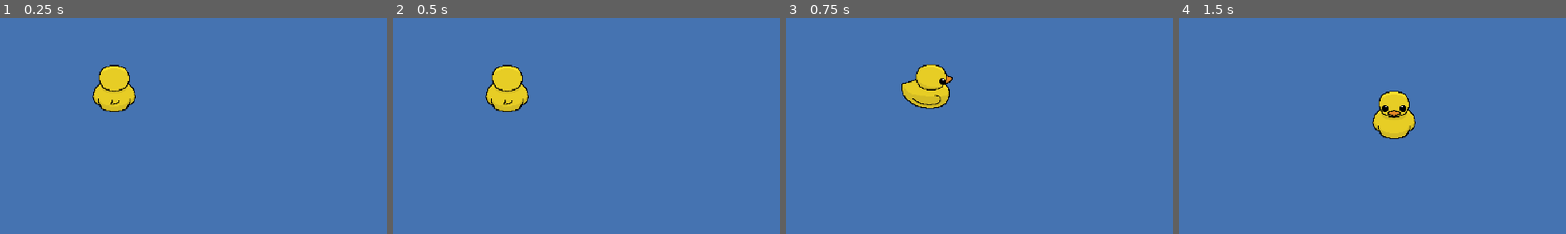
Above: before the commit, frames 1-4 (left to right).
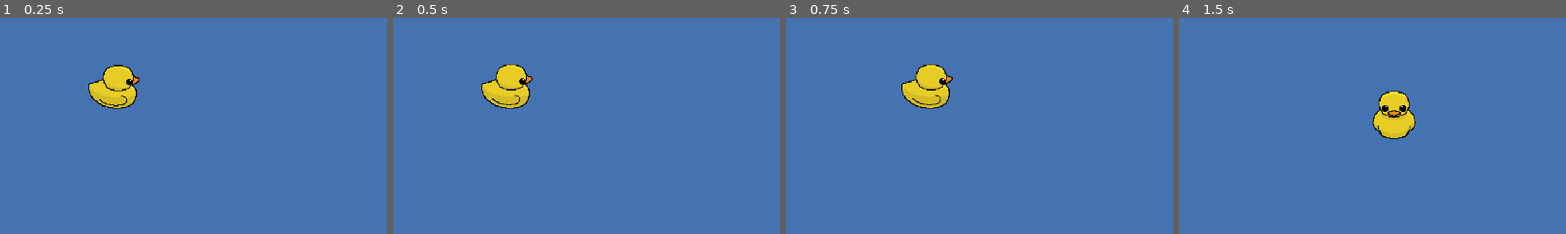
Above: after the commit, the same moments.

Repository: naughty00shortie/GMTK-Game-Jam-2025
Game: Godot game, scene res://hydrationnation/scenes/main_game_world.tscn
Two runs of this game, one before a commit and one after it. Both use one fixed random seed, a clock stepped at 60 frames per second and the inputs below.
Inputs:
- Up to frame 1 (0.25 s): no input
- Up to frame 2 (0.5 s): no input
- Up to frame 3 (0.75 s): hold D (move_right) from 0.53 s (still down)
- Up to frame 4 (1.5 s): release D (move_right) at 1.28 s; hold S (move_down) from 1.28 s (still down)
The pictures show only the part of the screen within x 13-63%, y 35-85%; the shares and areas given below are measured in that part.

The runs differ from the first frame. In frame 1, 1.0% of the frame differs, in the area x 22-37%, y 21-44%; in frame 2, 1.0%; in frame 3, nothing differs; in frame 4, nothing differs.

Commit message:
added missing animations

Diff:
--- a/hydrationnation/scenes/smolDuck.tscn
+++ b/hydrationnation/scenes/smolDuck.tscn
@@ -1,9 +1,11 @@
-[gd_scene load_steps=40 format=3 uid="uid://doojfslomi3h8"]
+[gd_scene load_steps=58 format=3 uid="uid://doojfslomi3h8"]
 
 [ext_resource type="Texture2D" uid="uid://bbdlfwebglwq0" path="res://hydrationnation/assets/sprites/duck/animation/down_idle.png" id="1_uv0oh"]
 [ext_resource type="Script" uid="uid://droe5h4o8sl3a" path="res://hydrationnation/scripts/Player.gd" id="1_vfwxs"]
 [ext_resource type="Texture2D" uid="uid://twbmh2d1scud" path="res://hydrationnation/assets/sprites/duck/animation/side_move.png" id="2_qv3t6"]
+[ext_resource type="Texture2D" uid="uid://cmlkfgccie48o" path="res://hydrationnation/assets/sprites/duck/animation/side_idle.png" id="3_ghr73"]
 [ext_resource type="Texture2D" uid="uid://cby7c4cjxw14m" path="res://hydrationnation/assets/sprites/duck/animation/up_move.png" id="3_vfwxs"]
+[ext_resource type="Texture2D" uid="uid://bsanhdl8n2n50" path="res://hydrationnation/assets/sprites/duck/animation/up_idle.png" id="4_6gxv4"]
 [ext_resource type="Texture2D" uid="uid://ymev5nmpgejr" path="res://hydrationnation/assets/sprites/objects/rod.png" id="5_du8vh"]
 
 [sub_resource type="AtlasTexture" id="AtlasTexture_du8vh"]
@@ -36,6 +38,70 @@
 
 [sub_resource type="AtlasTexture" id="AtlasTexture_kvvmo"]
 atlas = ExtResource("1_uv0oh")
+region = Rect2(448, 0, 64, 64)
+
+[sub_resource type="AtlasTexture" id="AtlasTexture_1hyqh"]
+atlas = ExtResource("3_ghr73")
+region = Rect2(0, 0, 64, 64)
+
+[sub_resource type="AtlasTexture" id="AtlasTexture_tuuf5"]
+atlas = ExtResource("3_ghr73")
+region = Rect2(64, 0, 64, 64)
+
+[sub_resource type="AtlasTexture" id="AtlasTexture_kih86"]
+atlas = ExtResource("3_ghr73")
+region = Rect2(128, 0, 64, 64)
+
+[sub_resource type="AtlasTexture" id="AtlasTexture_qec2k"]
+atlas = ExtResource("3_ghr73")
+region = Rect2(192, 0, 64, 64)
+
+[sub_resource type="AtlasTexture" id="AtlasTexture_qh0af"]
+atlas = ExtResource("3_ghr73")
+region = Rect2(256, 0, 64, 64)
+
+[sub_resource type="AtlasTexture" id="AtlasTexture_3kffs"]
+atlas = ExtResource("3_ghr73")
+region = Rect2(320, 0, 64, 64)
+
+[sub_resource type="AtlasTexture" id="AtlasTexture_jghif"]
+atlas = ExtResource("3_ghr73")
+region = Rect2(384, 0, 64, 64)
+
+[sub_resource type="AtlasTexture" id="AtlasTexture_t4p7u"]
+atlas = ExtResource("3_ghr73")
+region = Rect2(448, 0, 64, 64)
+
+[sub_resource type="AtlasTexture" id="AtlasTexture_5euaa"]
+atlas = ExtResource("4_6gxv4")
+region = Rect2(0, 0, 64, 64)
+
+[sub_resource type="AtlasTexture" id="AtlasTexture_82aa0"]
+atlas = ExtResource("4_6gxv4")
+region = Rect2(64, 0, 64, 64)
+
+[sub_resource type="AtlasTexture" id="AtlasTexture_tedxv"]
+atlas = ExtResource("4_6gxv4")
+region = Rect2(128, 0, 64, 64)
+
+[sub_resource type="AtlasTexture" id="AtlasTexture_8eiol"]
+atlas = ExtResource("4_6gxv4")
+region = Rect2(192, 0, 64, 64)
+
+[sub_resource type="AtlasTexture" id="AtlasTexture_3lymy"]
+atlas = ExtResource("4_6gxv4")
+region = Rect2(256, 0, 64, 64)
+
+[sub_resource type="AtlasTexture" id="AtlasTexture_x1buv"]
+atlas = ExtResource("4_6gxv4")
+region = Rect2(320, 0, 64, 64)
+
+[sub_resource type="AtlasTexture" id="AtlasTexture_bh7ff"]
+atlas = ExtResource("4_6gxv4")
+region = Rect2(384, 0, 64, 64)
+
+[sub_resource type="AtlasTexture" id="AtlasTexture_quwb3"]
+atlas = ExtResource("4_6gxv4")
 region = Rect2(448, 0, 64, 64)
 
 [sub_resource type="AtlasTexture" id="AtlasTexture_tb7fm"]
@@ -162,8 +228,66 @@
 "texture": SubResource("AtlasTexture_kvvmo")
 }],
 "loop": true,
-"name": &"idle",
+"name": &"idle_down",
 "speed": 4.0
+}, {
+"frames": [{
+"duration": 1.0,
+"texture": SubResource("AtlasTexture_1hyqh")
+}, {
+"duration": 1.0,
+"texture": SubResource("AtlasTexture_tuuf5")
+}, {
+"duration": 1.0,
+"texture": SubResource("AtlasTexture_kih86")
+}, {
+"duration": 1.0,
+"texture": SubResource("AtlasTexture_qec2k")
+}, {
+"duration": 1.0,
+"texture": SubResource("AtlasTexture_qh0af")
+}, {
+"duration": 1.0,
+"texture": SubResource("AtlasTexture_3kffs")
+}, {
+"duration": 1.0,
+"texture": SubResource("AtlasTexture_jghif")
+}, {
+"duration": 1.0,
+"texture": SubResource("AtlasTexture_t4p7u")
+}],
+"loop": true,
+"name": &"idle_horizontal",
+"speed": 5.0
+}, {
+"frames": [{
+"duration": 1.0,
+"texture": SubResource("AtlasTexture_5euaa")
+}, {
+"duration": 1.0,
+"texture": SubResource("AtlasTexture_82aa0")
+}, {
+"duration": 1.0,
+"texture": SubResource("AtlasTexture_tedxv")
+}, {
+"duration": 1.0,
+"texture": SubResource("AtlasTexture_8eiol")
+}, {
+"duration": 1.0,
+"texture": SubResource("AtlasTexture_3lymy")
+}, {
+"duration": 1.0,
+"texture": SubResource("AtlasTexture_x1buv")
+}, {
+"duration": 1.0,
+"texture": SubResource("AtlasTexture_bh7ff")
+}, {
+"duration": 1.0,
+"texture": SubResource("AtlasTexture_quwb3")
+}],
+"loop": true,
+"name": &"idle_up",
+"speed": 5.0
 }, {
 "frames": [{
 "duration": 1.0,
@@ -263,8 +387,7 @@
 [node name="AnimatedSprite2D" type="AnimatedSprite2D" parent="."]
 z_index = 1
 sprite_frames = SubResource("SpriteFrames_ghr73")
-animation = &"walk_up"
-frame_progress = 0.48595
+animation = &"idle_down"
 
 [node name="CollisionShape2D" type="CollisionShape2D" parent="."]
 position = Vector2(0, 6)
Not shown: 1 places in hydrationnation/scenes/global_game_runner.tscn that only renumber resources
